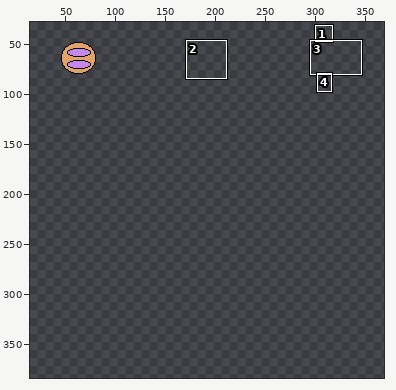
File history of a sprite sheet, Assets/Assets/Game/Enemies/Wormy/section.png. Above, an overview of the earlier version with the close-up marked.
Close-up. The starting point:
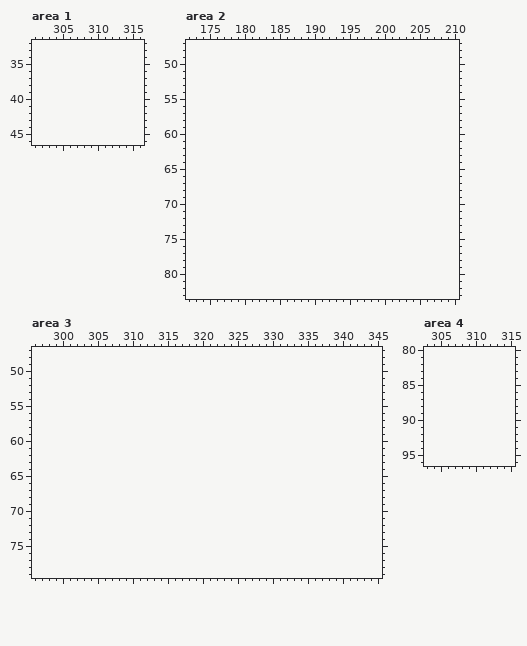
The file is 64x64 pixels. Shown: area 1: x 301..316, y 32..46; area 2: x 172..210, y 47..83; area 3: x 296..345, y 47..79; area 4: x 303..315, y 80..96. The old version is drawn lined up with the new one, on the new canvas. The wide view leaves out empty margins. The commit also changed other parts of the picture, which this record leaves out.
Palette (. is transparent): 
After:
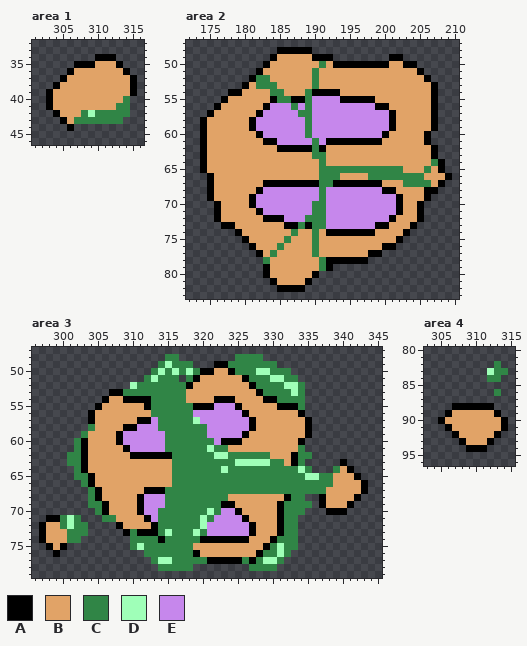
Colours new in this view: A #000000  B #e1a367  C #308546  D #9fffb8  E #c687ec
From old to new:
canvas 64x64 -> 384x384, the old top-left corner now at 32,32
Area 1:
y 34: x 310..312 ... -> AAA
y 35: x 307..313 ....... -> AAABBBA
y 36: x 306..314 ......... -> ABBBBBBBA
y 37: x 305..315 ........... -> ABBBBBBBBBA
y 38: x 304..315 ............ -> ABBBBBBBBBBA
y 39: x 303..315 ............. -> ABBBBBBBBBBBA
y 40: x 303..314 ............ -> ABBBBBBBBBBC
y 41: x 303..314 ............ -> ABBBBBBBBBCC
y 42: x 304..314 ........... -> ABBBCDCCCCC
y 43: x 305..313 ......... -> ABCCCCCCC
y 44: x 306 . -> A
Area 2:
y 48: x 185..189 ..... -> AAAAA
y 49: x 184..192 ......... -> ABBBBBAAA; x 201..202 .. -> AA
y 50: x 183..204 ...................... -> ABBBBBBBCBAAAAAAAABBAA
y 51: x 182..205 ........................ -> ABBBBBBBCBBBBBBBBBBBBBBA
y 52: x 181..206 .......................... -> ACCBBBBBBCBBBBBBBBBBBBBBBA
y 53: x 180..207 ............................ -> ABCCCBBBBBCBBBBBBBBBBBBBBBBA
y 54: x 178..207 .............................. -> AABBBBCCBBBCAAAABBBBBBBBBBBBBA
y 55: x 177..207 ............................... -> ABBBBBBACCAACEEEEAAAAABBBBBBBBA
y 56: x 176..207 ................................ -> ABBBBBBAEEECECEEEEEEEEEAABBBBBBA
y 57: x 175..207 ................................. -> ABBBBBBAEEEEECCEEEEEEEEEEEABBBBBA
y 58..59: x 174..207 .................................. -> ABBBBBBAEEEEEEECEEEEEEEEEEEABBBBBA
y 60: x 174..206 ................................. -> ABBBBBBBAEEEEEECEEEEEEEEEEABBBBBA
y 61: x 174..206 ................................. -> ABBBBBBBBAAEEEEECEAAAAAAAABBBBBBA
y 62: x 174..207 .................................. -> ABBBBBBBBBBAAAAACABBBBBBBBBBBBBBBA
y 63: x 174..207 .................................. -> ABBBBBBBBBBBBBBBCCBBBBBBBBBBBBBBBA
y 64: x 174..208 ................................... -> ABBBBBBBBBBBBBBBBCBBBBBBBBBBBBBBBCA
y 65: x 174..208 ................................... -> ABBBBBBBBBBBBBBBBCCCCCCCCCCCCBBBCBA
y 66: x 175..209 ................................... -> ABBBBBBBBBBBBBBBCCCBBBBCCCCCCCCBBBA
y 67: x 175..208 .................................. -> ABBBBBBBAAAAAAAACCAAAAAAABBBCCCCBA
y 68: x 175..207 ................................. -> ABBBBBBAEEEEEEEECEEEEEEEEAABBBBAA
y 69: x 175..206 ................................ -> ABBBBBAEEEEEEEEECEEEEEEEEEEABBBA
y 70: x 176..205 .............................. -> ABBBBAEEEEEEEECCEEEEEEEEEEABBA
y 71: x 176..205 .............................. -> ABBBBBAEEEEEEECCEEEEEEEEEEABBA
y 72: x 176..205 .............................. -> ABBBBBBAAAEEECCCEEEEEEEEEABBBA
y 73: x 177..204 ............................ -> AABBBBBBBAACACCEEEEEEEAABBBA
y 74: x 179..203 ......................... -> ABBBBBBBCBBCBAAAAAAABBBBA
y 75: x 180..202 ....................... -> ABBBBBCBBBCBBBBBBBBBBBA
y 76: x 181..201 ..................... -> ABBBCBBBBCBBBBBBBBBAA
y 77: x 182..199 .................. -> ABCBBBBBCBBBBBBBAA
y 78: x 183..197 ............... -> CBBBBBBBCAAAAAA
y 79: x 183..192 .......... -> ABBBBBBBCA
y 80: x 183..190 ........ -> ABBBBBBA
y 81: x 184..189 ...... -> ABBBBA
y 82: x 185..188 .... -> AAAA
Area 3:
y 48: x 315..316 .. -> CC; x 325..328 .... -> CCCC
y 49: x 314..318 ..... -> CDCCC; x 322..330 ......... -> AACCCCCCC
y 50: x 313..332 .................... -> CDCDCDCAABBACCCDDCCC
y 51: x 312..316 ..... -> CDCCC; x 318..333 ................ -> CABBBBBBACCCDDCC
y 52: x 310..334 ......................... -> DCCCCCCCABBBBBBBBACCCCDDC
y 53: x 307..334 ............................ -> AACCCCCCCCCBBBBBBBBBBACCCCDC
y 54: x 306..334 ............................. -> ABBAAAACCCCCBBBBAAABBBBAACCCC
y 55: x 305..334 .............................. -> ABBBBBBACCCCCCAAAEEEABBBBBAAAC
y 56: x 304..334 ............................... -> ABBBBBBBBCCCCCCEEEEEEEABBBBBBBA
y 57: x 304..335 ................................ -> ABBBBBBAAECCCCCDEEEEEEEABBBBBBBA
y 58: x 304..335 ................................ -> CBBBBAAEEECCCCCCCEEEEEEABBBBBBBA
y 59: x 303..335 ................................. -> CBBBBAEEEEEECCCCCCEEEEEABBBBBBBBA
y 60: x 302..334 ................................. -> CABBBBAEEEEEECCCCCCCEAAABBBBBBBBA
y 61: x 302..334 ................................. -> CABBBBBAEEEEECCCCCCDCCBBBBBBBBBBC
y 62: x 301..335 ................................... -> CCABBBBBBAAAAAACCCCCCDDCCCCCCBBBACC
y 63: x 301..334 .................................. -> CCABBBBBBBBBBBBCCCCCCCCCDDDDDCCBAC; x 340 . -> A
y 64: x 302..335 .................................. -> CABBBBBBBBBBBBCCCCCCCDCCCCCCCCCCDC; x 339..341 ... -> CBA
y 65: x 302..342 ......................................... -> CCABBBBBBBBBBBCCCCCCCCCCCCCCCCCCCDDCCBBBA
y 66: x 303..343 ......................................... -> CABBBBBBBBBBBCCCCCCCCCCCCCCCCCCCCCCCBBBBA
y 67: x 304..343 ........................................ -> CABBBBBBAAACCCCCCCCCCCCCCCCCCCCCCCBBBBBA
y 68: x 304..334 ............................... -> CABBBBBAEEECCCCCCCCCBBBBBBBBACC; x 337..342 ...... -> ABBBBA
y 69: x 304..335 ................................ -> CCABBBBAEEECCCCCCCCAABBBBBBACCCC; x 337..341 ..... -> ABBBA
y 70: x 305..334 .............................. -> CABBBBAEECCCCCCCDCEEABBBBBACCC; x 338..340 ... -> AAA
y 71: x 298..302 ..... -> AACDC; x 306..333 ............................ -> CCBBBBAECCCCCCDCEEEEABBBBACC
y 72: x 297..303 ....... -> ABBCDCC; x 308..333 .......................... -> ABBBBACCCCCCDEEEEEEABBBACC
y 73: x 297..303 ....... -> ABBBCCC; x 309..333 ......................... -> ACAAACDCCCDCEEEEEEABBBACC
y 74: x 297..302 ...... -> ABBBCC; x 310..333 ........................ -> CCCCACCCCCAAAAAAABBBACCC
y 75: x 298..300 ... -> ABA; x 310..333 ........................ -> CDCCCCCCCBBBBBBBBBBACDCC
y 76: x 299 . -> A; x 312..332 ..................... -> CCCCCCCABBBBBBBBACCDC
y 77: x 313..331 ................... -> CDDCCCCCAAAAACACDDC
y 78: x 314..318 ..... -> CCCCC; x 327..330 .... -> CCCC
Area 4:
y 82: x 313 . -> C
y 83: x 312..314 ... -> DCC
y 84: x 312..313 .. -> CC
y 86: x 313 . -> C
y 88: x 307..312 ...... -> AAAAAA
y 89: x 306..313 ........ -> ABBBBBBA
y 90: x 305..314 .......... -> ABBBBBBBBA
y 91: x 306..314 ......... -> ABBBBBBBA
y 92: x 307..313 ....... -> ABBBBBA
y 93: x 308..312 ..... -> ABBBA
y 94: x 309..311 ... -> AAA
Pixel boxes of the changes (left, top, right, bottom) in both close-ups:
added: (46, 54, 137, 131)
added: (200, 47, 452, 292)
added: (39, 354, 368, 571)
added: (438, 361, 508, 452)
